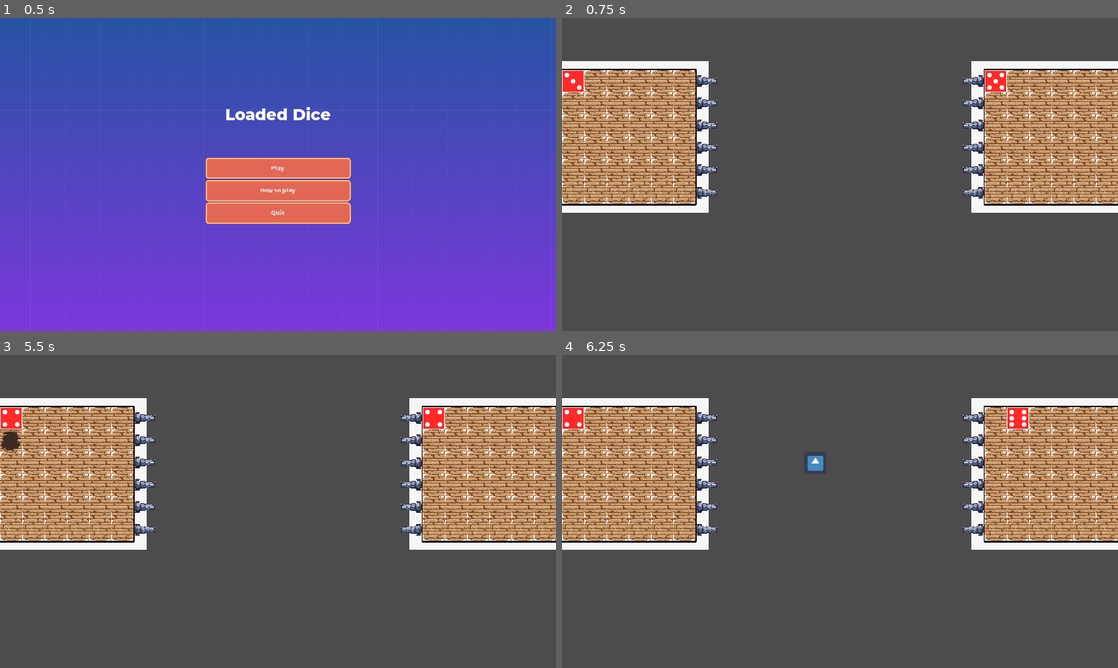
Above: before the commit, frames 1-4 (two rows, left to right).
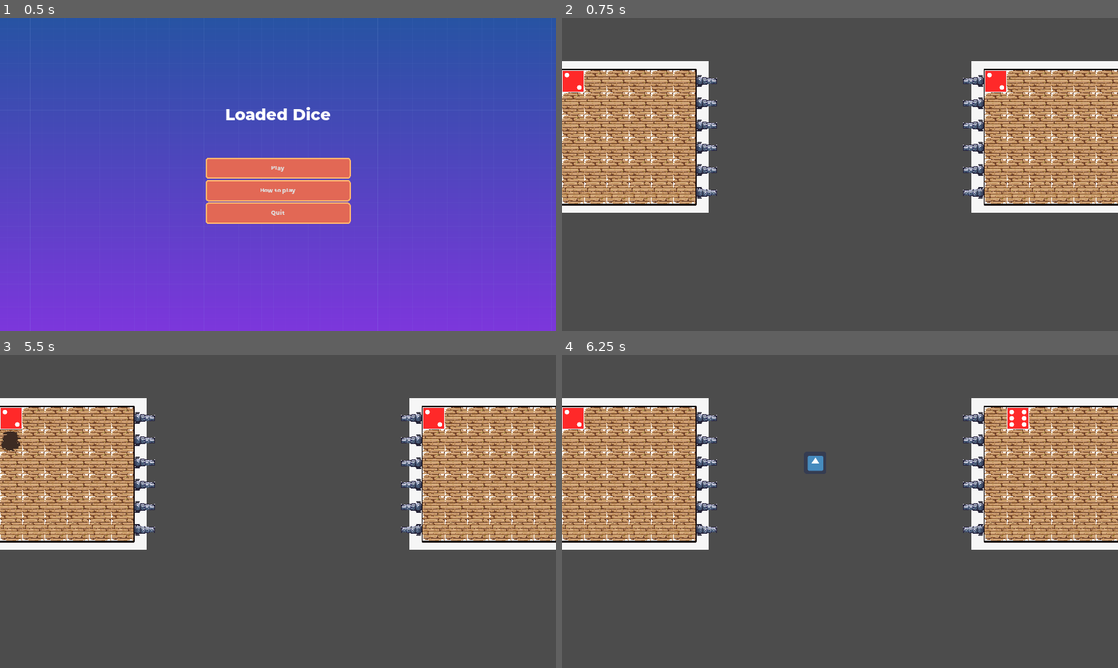
Above: after the commit, the same moments.

Repository: JayAiJoe/GMTK2022-NavyDice
Game: Godot game, scene res://src/Screens/MainMenu.tscn
Same seed, same stepped clock (60 frames per second), same inputs: the game is played once before the commit and once after it. The engine's default icon, where the game draws it, is replaced by a stand-in: a white triangle on a blue panel in a dark square.
Inputs:
- Up to frame 1 (0.5 s): no input
- Up to frame 2 (0.75 s): click "Play" at 0.5 s
- Up to frame 3 (5.5 s): tap Enter at 1.25, 5 s; hold D (P1_right) 1.28-2.03 s; hold Down (P2_down) 1.28-2.03 s; tap Left (P2_left) at 1.55, 2.1, 4.55, 5.1 s; hold S (P1_down) 2.03-2.78 s; tap Right (P2_right) at 2.3, 5.3 s; hold D (P1_right) 2.78-3.53 s; hold Right (P2_right) 2.78-3.53 s; tap Up (P2_up) at 3.05, 3.6 s; hold W (P1_up) 3.53-4.28 s; tap Down (P2_down) at 3.8 s; tap Space at 4.25 s; hold Down (P2_down) 4.28-5.03 s; hold A (P1_left) from 4.28 s (still down)
- Up to frame 4 (6.25 s): release A (P1_left) at 5.78 s; hold S (P1_down) from 5.78 s (still down); hold Right (P2_right) from 5.78 s (still down); tap Up (P2_up) at 6.05 s

Frame 1 is identical in both runs. In frame 2, less than 0.1% of the frame differs, in the area x 1-80%, y 17-23%; in frame 3, less than 0.1%; in frame 4, less than 0.1%.

Commit message:
equipment foundations

Diff:
--- a/src/Autoload/Databases.gd
+++ b/src/Autoload/Databases.gd
@@ -38,12 +38,13 @@
 
 	#=======================EQUIPMENTS==================
 	equipment_db = {
-		0:[],
-		1:[],
-		2:[],
-		3:[],
-		4:[],
-		5:[],
-		6:[],
-		7:[]
+		0:{"name":"conveyor belt"},
+		1:{"name":"double cannon"},
+		2:{"name":"loose dice"},
+		3:{"name":"block"},
+		4:{"name":"flipper"},
+		5:{"name":"gooey"},
+		6:{"name":"ice"},
+		7:{"name":"protect"},
+		8:{"name":"haste"}
 	}
--- a/src/Board/Grid.gd
+++ b/src/Board/Grid.gd
@@ -3,6 +3,7 @@
 class_name Grid
 
 enum tile_states{free, broken, blocked}
+enum equip_type{free, fill, blocked, trigger, push}
 
 signal move
 
@@ -12,14 +13,15 @@
 var dice_position : Vector2 = Vector2(0, 0)
 
 var _grid = []
-var _e_grid = []
 var moving : bool = false
 
 var loading_edge = 6
 
 #========Statuses and Effects
-var statuses
-var equipment_db
+var _equip_grid = []
+var _equip_id_grid = []
+var statuses = []
+var equipments = []
 
 func _ready() -> void:
 	for y in (POS.grid_rows):
@@ -27,9 +29,14 @@
 		for x in range(POS.grid_columns):
 			row.append(tile_states.free)
 		_grid.append(row)
-		_e_grid.append(row)
+		_equip_grid.append(row)
+
+		row = []
+		for x in range(POS.grid_columns):
+			row.append(-1)
+		_equip_id_grid.append(row)
+
 	spawn_dice()
-
 
 func _on_RefillTimer_timeout() -> void:
 	spawn_dice()
@@ -58,11 +65,20 @@
 		if t_state == tile_states.free:
 			yield(current_dice.roll(direction), "completed")
 			dice_position = destination
+
+			#check equip triggers
+			if get_equip_type(destination) == equip_type.trigger:
+				equipments[get_equip_id(destination)]["number"] += 1
+
 		elif t_state == tile_states.broken:
 			yield(current_dice.roll(direction), "completed")
 			set_tile_state(destination, tile_states.free)
 			current_dice.consume() #fall animation
 			current_dice = null
+
+			#check fill equips
+			if get_equip_type(destination) == equip_type.fill:
+				equipments[get_equip_id(destination)]["number"] += 1
 	elif destination.x == loading_edge:
 		yield(current_dice.slide(direction), "completed")
 		dice_position = destination
@@ -81,10 +97,45 @@
 	_grid[coordinates.y][coordinates.x] = state
 	$TileMap.set_cell(coordinates.x, coordinates.y, state)
 
+func get_equip_type(coordinates : Vector2) -> int:
+	return _equip_grid[coordinates.y][coordinates.x]
+
+func set_equip_type(coordinates : Vector2, state : int) -> void:
+	_equip_grid[coordinates.y][coordinates.x] = state
+
+func get_equip_id(coordinates : Vector2) -> int:
+	return _equip_id_grid[coordinates.y][coordinates.x]
+
+func set_equip_id(coordinates : Vector2, state : int) -> void:
+	_equip_id_grid[coordinates.y][coordinates.x] = state
+
 func reset_dice():
 	moving = false
 	dice_position = Vector2.ZERO
 
 #=================EQUIPMENTS===============
-func add_equipment(equipment, pos : Vector2, ori : int):
-	pass
+func add_equipment(equipment_index, topleft : Vector2, ori : int):
+	var i = len(equipments)
+	equipments.append({ "type": equipment_index,
+						"number": 0})
+	var e = Databases.equipment_db[equipment_index]
+	for col in range(len(e)):
+		for row in range(len(e)):
+			set_equip_type(topleft + Vector2(col,row),  e[col][row])
+			set_equip_id(topleft + Vector2(col,row), i)
+
+func activate_equipment(index : int):
+	var equip = equipments[index]
+	match equip["type"]:
+		0:
+			current_dice.slide(equip["number"])
+		1:
+			pass
+		3:
+			pass
+		4:
+			pass
+		5:
+			pass
+		6:
+			pass
--- a/src/Items/Projectile.gd
+++ b/src/Items/Projectile.gd
@@ -7,6 +7,10 @@
 var acceleration := 0.0 #25.0
 var max_speed := 1500.0
 
+var gooey = false
+var icey = false
+var aoe = -1
+
 func set_target(coordinates : Vector2) -> void:
 	target = coordinates
 
--- a/src/Player/ControlDice.tscn
+++ b/src/Player/ControlDice.tscn
@@ -317,13 +317,14 @@
 [node name="MoveTween" type="Tween" parent="."]
 
 [node name="OldFaces" type="AnimatedSprite" parent="."]
-scale = Vector2( 0.5, 0.5 )
+position = Vector2( 64, 0 )
+scale = Vector2( 1e-05, 0.5 )
 frames = SubResource( 1 )
 animation = "faces"
 centered = false
 
 [node name="NewFaces" type="AnimatedSprite" parent="."]
-scale = Vector2( 1e-05, 0.5 )
+scale = Vector2( 0.5, 0.5 )
 frames = SubResource( 1 )
 animation = "faces"
 frame = 1
